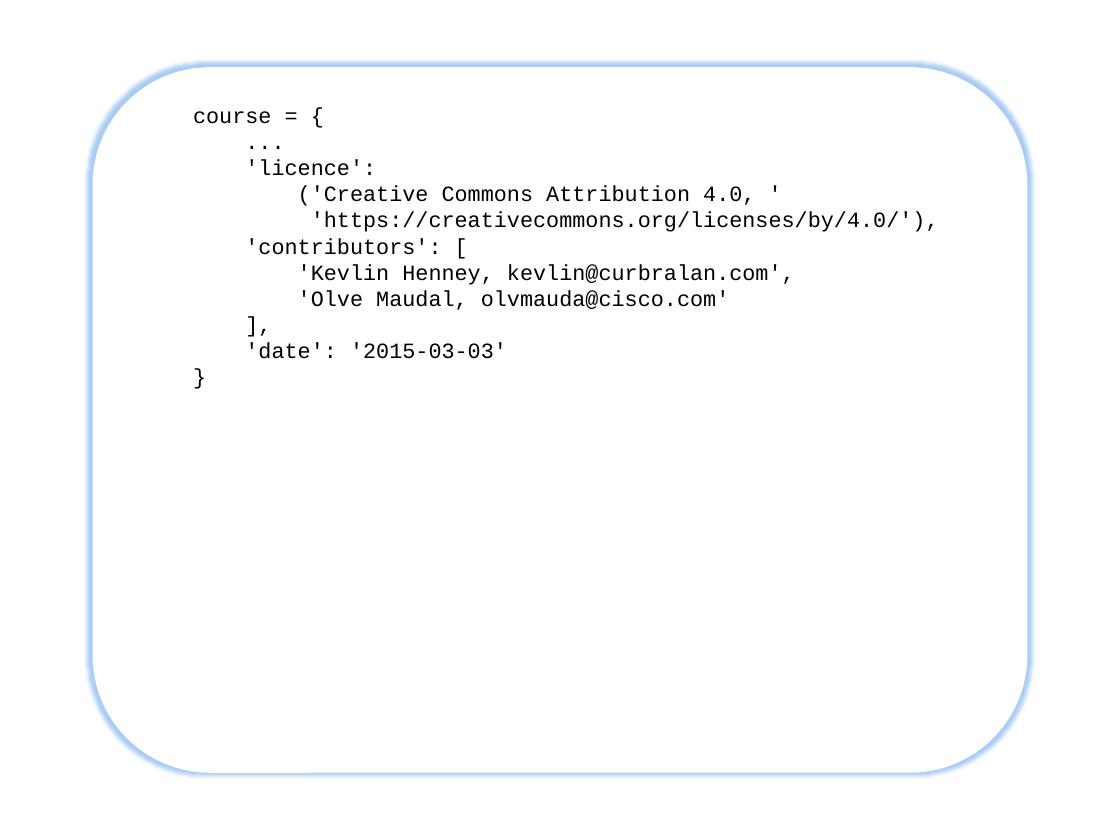
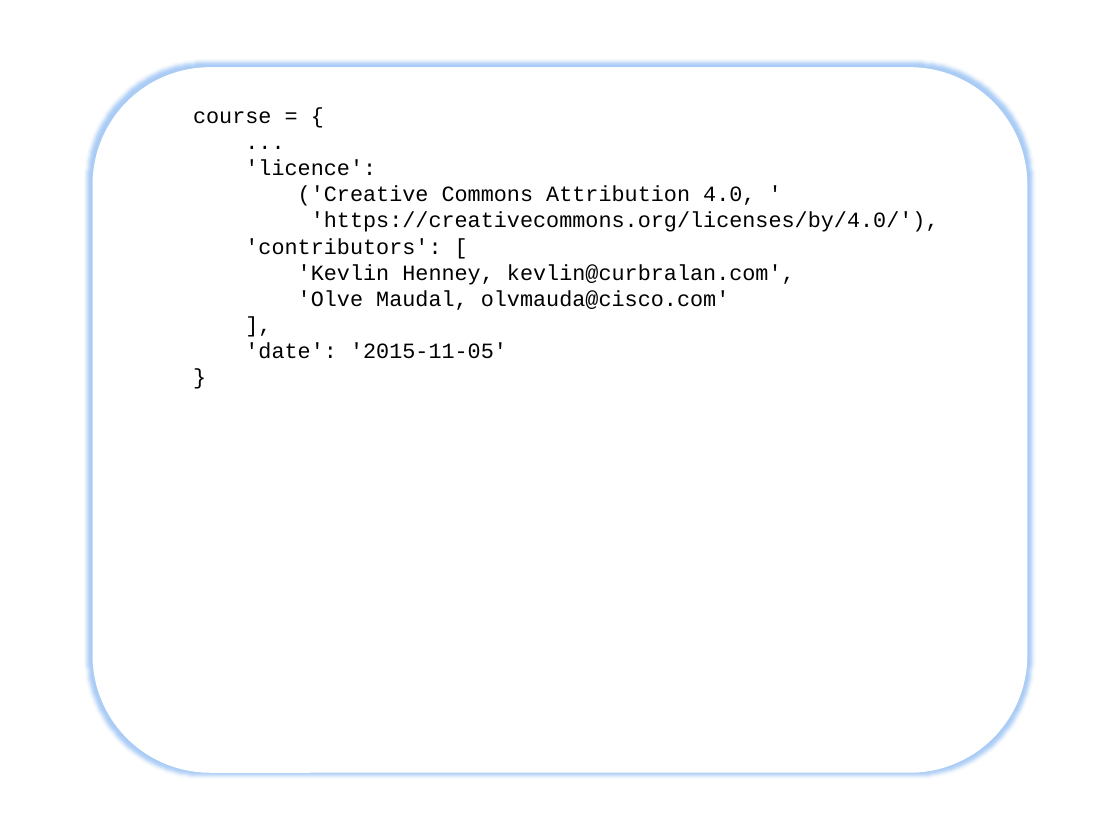
Before and after one commit to JonJagger/two-day-courses, a slide deck: slide 3 of pf/Python Foundation.pptx. Drawn at 1120x840 pixels with LibreOffice and Linux fonts; fonts in the diff are those of the drawing. Boxes give left, top, right and bottom in pixels: in the first picture for what was removed or moved away, otherwise in the second. Text is boxed around its words. In the diff, an @@ line names an element or a change of style, - is before the commit and + after.

```diff
--- a/pf/Python Foundation.pptx
+++ b/pf/Python Foundation.pptx
@@ text in rounded rectangle at [245,343,507,359]: text changed @@
-'date': '2015-03-03'
+'date': '2015-11-05'
```
Also in this commit, not shown: 7 other slides changed, 1 other file.
